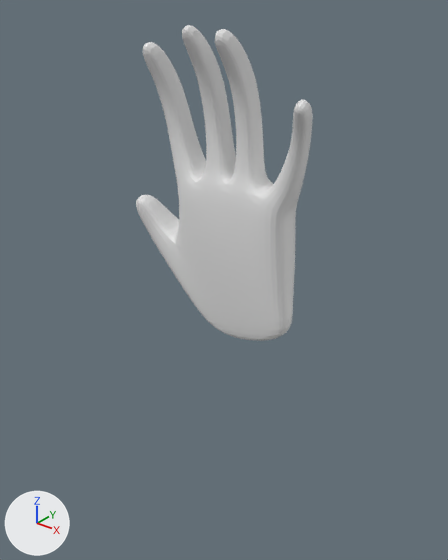
The Blender file hand.blend: old version first, new version second.
The view is the same before and after, from a 50 mm camera at (4.9, -6.37, 3.52) aimed at (-0.25, 0.08, -0.48). Arrows for +X, +Y and +Z are at lower left; the lights stay in place.
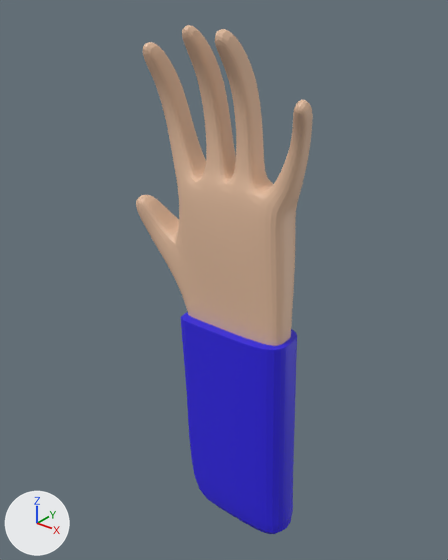
Boxes (x1, y1, x2, y2) around the edits, measured in the pictures (448 x 560 px):
'Cube', recoloured, reshaped (white to beige)
    before: (136, 25, 313, 341)
    after: (136, 25, 313, 346)
'Sleeve', added (blue)
    after: (181, 312, 297, 534)
part 1 of me_cube, built on
    before: (161, 244, 295, 341)
    after: (161, 244, 295, 346)

The change in detail:
Material 'Material' (mat_material) changes colour from white #e7e7e7 to beige #e7bfa1; in linear values from (0.8, 0.8, 0.8) to (0.8, 0.524, 0.356).
Material 'Sleeve' (mat_sleeve) is new.
Its base color is (0.0292, 0.0149, 0.8) (blue #3021e7).
me_cube is used by ob_cube; location (0.0, 0.0, 0.0).
me_cube had 178 vertices, 172 faces and spanned x -1.76..1.29, y -0.69..0.4, z -1.37..3.08.
me_cube now has 206 vertices, 200 faces and spans x -1.76..1.29, y -0.69..0.4, z -4.4..3.08.
Part 1, on me_cube:
12 vertices are removed from x -0.2..0.96, y -0.17..0.17, z -1.32..-1.03.
16 faces are deleted.
16 vertices move from x -0.68..1.09, y -0.24..0.25, z -1.37..-0.56 to x -0.68..0.92, y -0.24..0.25, z -2.4..-1.0.
14 vertices are added at x -0.28..1.09, y -0.17..0.17, z -4.4.
12 new vertices lie (0.0, 0.0, -1.4) away from vertices in x -0.68..0.92, y -0.24..0.25, z -0.94..-0.56.
14 new vertices lie (0.0, 0.0, -2.0) away from vertices in x -0.68..1.09, y -0.24..0.25, z -2.4..-1.06.
44 new faces join them.
Mesh me_cube_001 is new.
It has 56 vertices, 44 faces and spans x -0.7..1.09, y -0.24..0.25, z -4.4..-1.0.
It uses material mat_sleeve (blue #3021e7).
Object 'Sleeve' (ob_sleeve) is new; it shows me_cube_001.
Its location is (-0.1, 0.0, -0.1).
Its rotation in degrees is (0, -1.8, 0).
It gains a SUBSURF modifier named 'Subdivision'.
It gains a SOLIDIFY modifier named 'Solidify'.
Modifier setting: thickness = 0.3.
Modifier setting: offset = 0.0.
